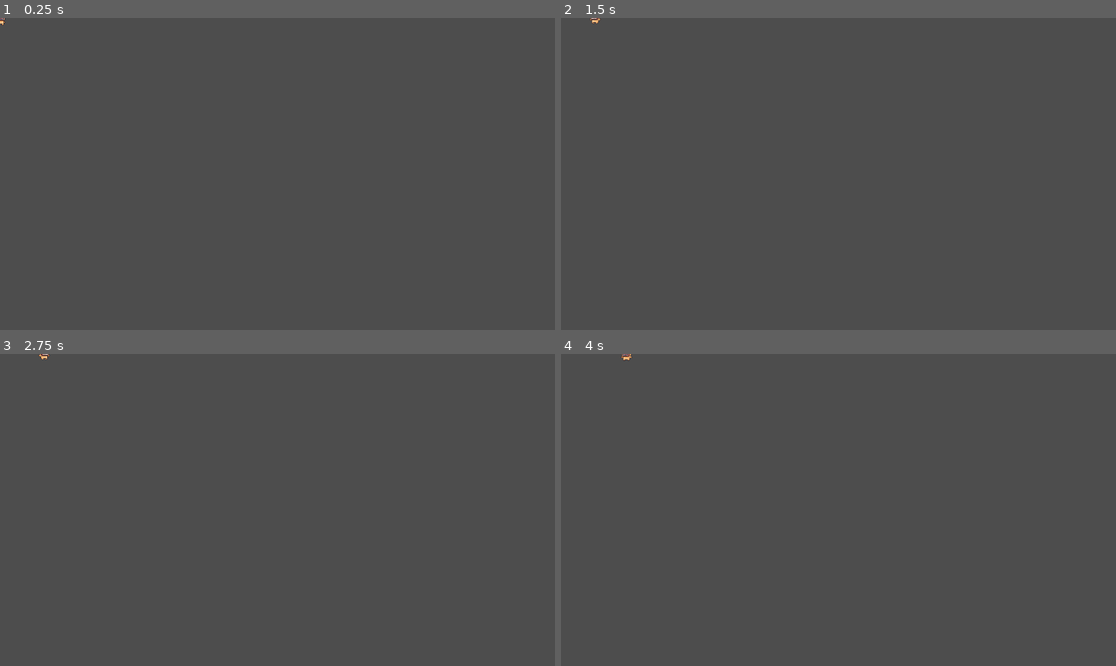
Above: before the commit, frames 1-4 (two rows, left to right).
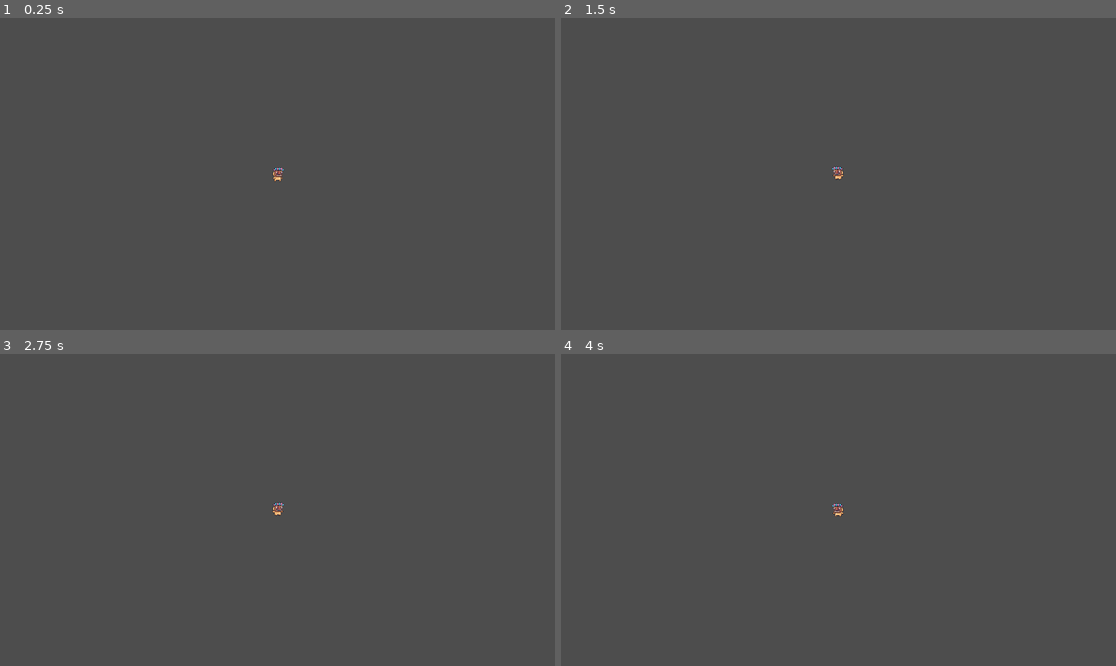
Above: after the commit, the same moments.

Repository: 3jaredsjones3/Super-Serious-Bros
Game: Godot game, scene res://scenes/player/player.tscn
The game is run twice, just before and just after one commit, with the same random seed, the same clock (stepped at 60 frames per second) and the same inputs. This scene is started directly instead of the project's main scene.
Inputs:
- Up to frame 1 (0.25 s): no input
- Up to frame 2 (1.5 s): tap Enter at 0.5 s; hold Right (move_right) 0.53-1.28 s; tap Space at 1.25 s; hold Left (move_left) from 1.28 s (still down)
- Up to frame 3 (2.75 s): release Left (move_left) at 2.03 s; hold Right (move_right) from 2.03 s (still down)
- Up to frame 4 (4 s): tap Enter at 2.75 s; release Right (move_right) at 3.53 s; hold Left (move_left) from 3.53 s (still down)

The runs differ from the first frame. In frame 1, less than 0.1% of the frame differs, in the area x 0-52%, y 0-53%; in frame 2, less than 0.1%; in frame 3, less than 0.1%; in frame 4, less than 0.1%, in the area x 10-51%, y 0-53%.

Commit message:
Added a Camera2D to the CameraAnchor in Player

Diff:
--- a/super-serious-bros/scenes/player/player.tscn
+++ b/super-serious-bros/scenes/player/player.tscn
@@ -23,3 +23,5 @@
 [node name="FloorCheck" type="RayCast2D" parent="." unique_id=999778971]
 
 [node name="CameraAnchor" type="Marker2D" parent="." unique_id=990011535]
+
+[node name="Camera2D" type="Camera2D" parent="CameraAnchor" unique_id=1854149998]
